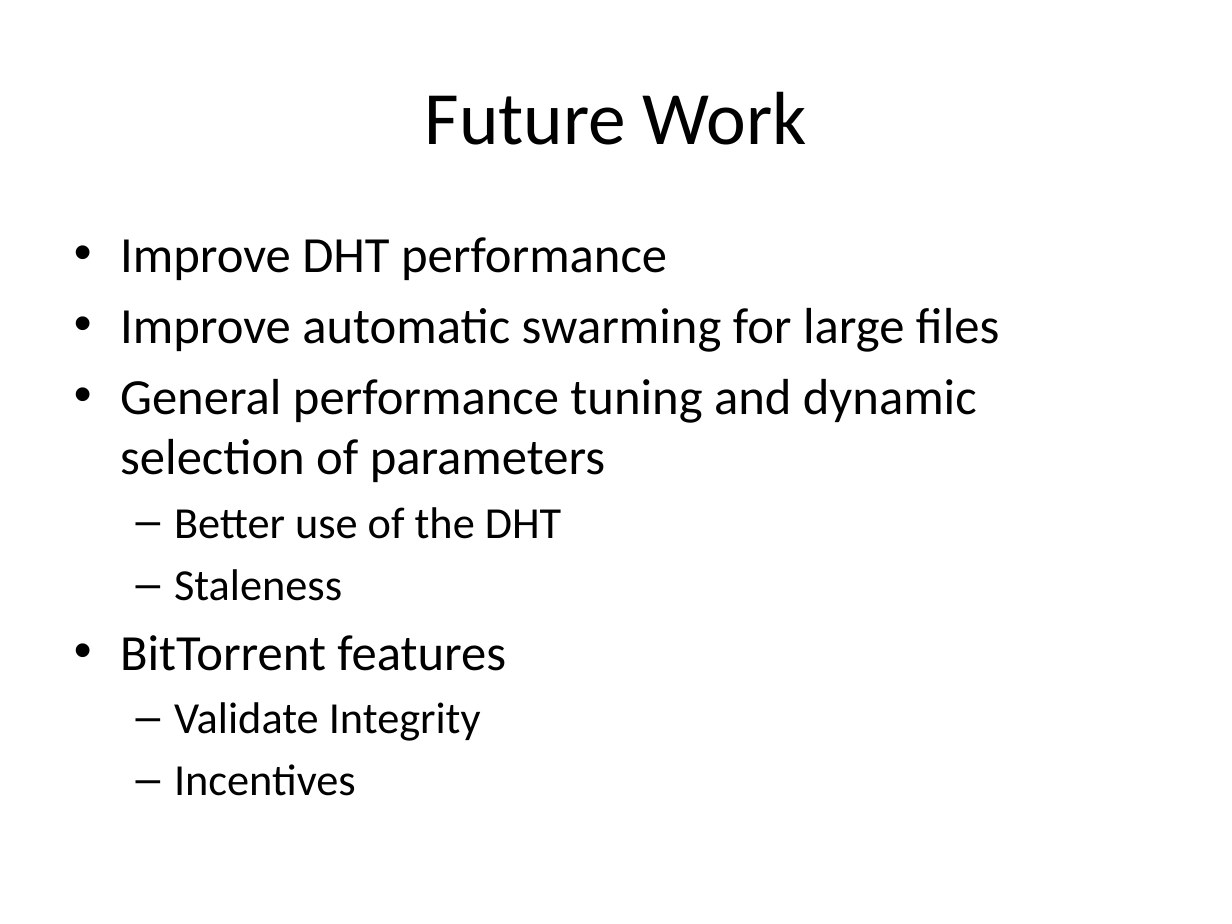
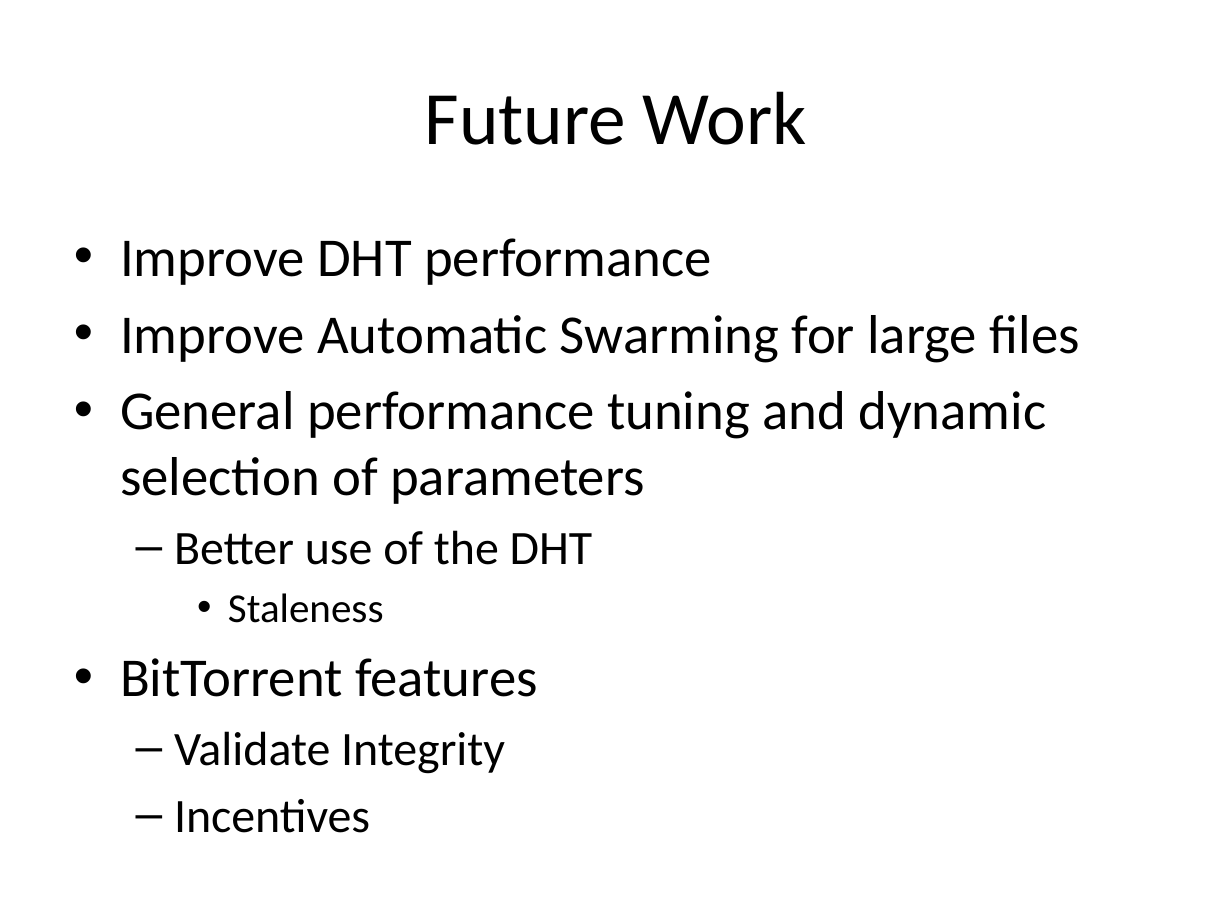
Before and after one commit to rdp/p2pwebclient, a slide deck: slide 33 of thesis_presentation/How to Make the Internet Faster.pptx. Drawn at 1232x924 pixels with LibreOffice and Linux fonts; fonts in the diff are those of the drawing. Boxes give left, top, right and bottom in pixels: in the first picture for what was removed or moved away, otherwise in the second. Text is boxed around its words. In the diff, an @@ line names an element or a change of style, - is before the commit and + after.

```diff
--- a/thesis_presentation/How to Make the Internet Faster.pptx
+++ b/thesis_presentation/How to Make the Internet Faster.pptx
@@ text at bbox=[120, 238, 1046, 833]: size 29.6 to 32 pt in "Improve DHT performance", "General performance tuning and dynamic selection of ...", "BitTorrent features"; size 25.9 to 28 pt in "Better use of the DHT", "Validate Integrity", "Incentives"; size 25.9 to 24 pt in "Staleness"; bullet – to •; list level 2 to 3 in "Staleness" @@
@@ text at bbox=[120, 315, 1080, 363]: text changed; size 29.6 to 32 pt @@
-• Improve automatic swarming for large files
+• Improve Automatic Swarming for large files
```
Also in this commit, not shown: 29 other slides changed, 2 slides added, 2 slides removed, 2 other files.
